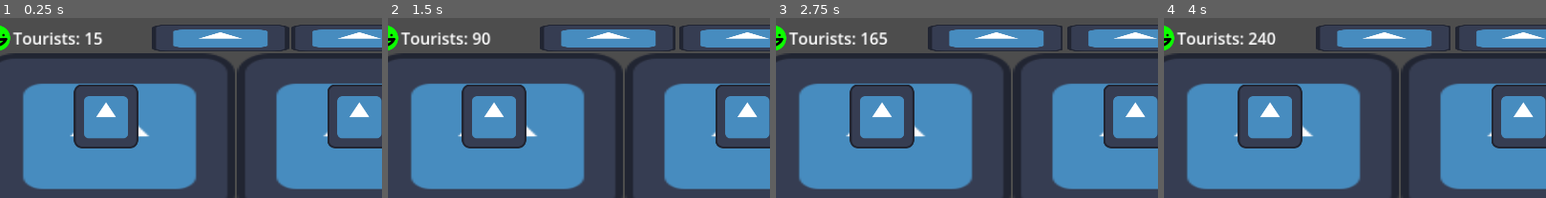
Above: before the commit, frames 1-4 (left to right).
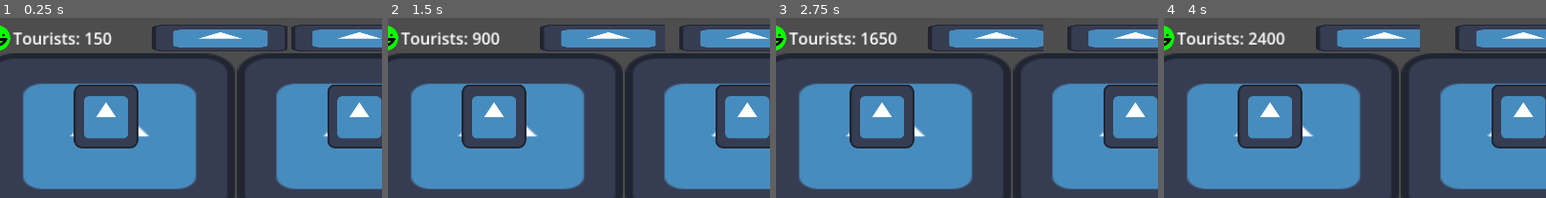
Above: after the commit, the same moments.

Repository: daniel-macias/energy-game
Game: Godot game, scene res://scenes/game.tscn
The game is run twice, just before and just after one commit, with the same random seed, the same clock (stepped at 60 frames per second) and the same inputs. The engine's default icon, where the game draws it, is replaced by a stand-in: a white triangle on a blue panel in a dark square.
Inputs (mouse positions are % of the whole screen's width and height, from its top left):
- Up to frame 1 (0.25 s): no input
- Up to frame 2 (1.5 s): click "City" at 0.5 s; click (16, 27) at 1.27 s
- Up to frame 3 (2.75 s): click "City" at 2 s
- Up to frame 4 (4 s): click (16, 27) at 2.77 s; click "City" at 3.5 s
The pictures show only the part of the screen within x 2-52%, y 0-50%; the shares and areas given below are measured in that part.

The runs differ from the first frame. In frame 1, 0.2% of the frame differs, in the area x 26-76%, y 4-18%; in frame 2, 0.2%; in frame 3, 0.3%; in frame 4, 0.6%, in the area x 29-75%, y 3-19%.

Commit message:
checking balances, doing nothing makes clean eq 0, tour 0, watt 100

Diff:
--- a/scripts/GameManager.gd
+++ b/scripts/GameManager.gd
@@ -76,7 +76,11 @@
 func calculate_tourists_based_on_happiness():
 	var happiness_factor = happiness / 100.0  # Normalize happiness to 0-1
 	var adjustment = lerp(-1.0, 1.0, happiness_factor)  # Gradual adjustment based on happiness
-	update_tourists(int(adjustment * happiness_to_tourists_multiplier))
+
+	if happiness < 50:
+		update_tourists(-int((50 - happiness) / 5 * happiness_to_tourists_multiplier))  # Increase the rate of departure
+	else:
+		update_tourists(int(happiness / 10 * happiness_to_tourists_multiplier))  # Slower increase when happiness is above 50
 
 # Calculate wattage usage based on tourists with Lerp
 func calculate_wattage_usage():
